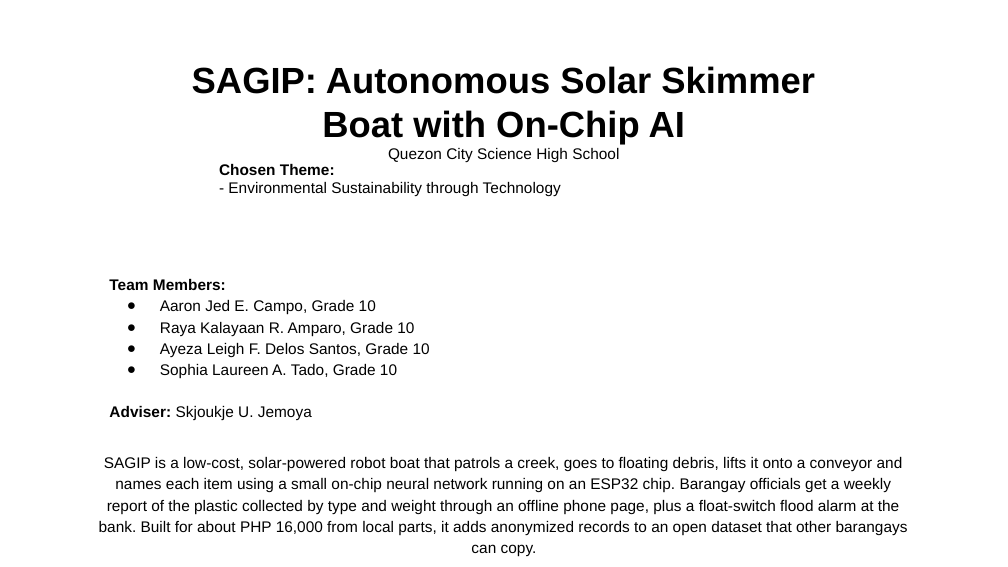
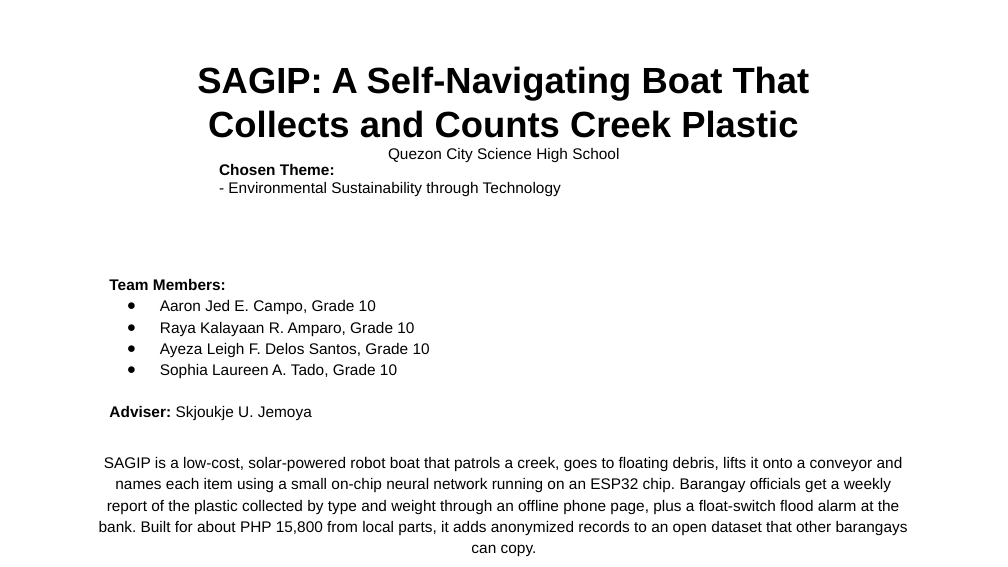
Before and after one commit to tmommu/research, a slide deck: slide 1 of sft_entry/SAGIP_SFT2026_Entry_PPT.pptx. Drawn at 1008x567 pixels with LibreOffice and Linux fonts; fonts in the diff are those of the drawing; background and template pictures are left out. Boxes give left, top, right and bottom in pixels: in the first picture for what was removed or moved away, otherwise in the second. Text is boxed around its words. In the diff, an @@ line names an element or a change of style, - is before the commit and + after.

```diff
--- a/sft_entry/SAGIP_SFT2026_Entry_PPT.pptx
+++ b/sft_entry/SAGIP_SFT2026_Entry_PPT.pptx
@@ title at [197,66,810,138]: text changed @@
-SAGIP: Autonomous Solar Skimmer Boat with On-Chip AI
+SAGIP: A Self-Navigating Boat That Collects and Counts Creek Plastic
@@ text at [99,457,908,535]: text changed @@
-SAGIP is a low-cost, solar-powered robot boat that patrols a creek, goes to floating debris, lifts it onto a conveyor and names each item using a small on-chip neural network running on an ESP32 chip. Barangay officials get a weekly report of the plastic collected by type and weight through an offline phone page, plus a float-switch flood alarm at the bank. Built for about PHP 16,000 from local parts, it adds anonymized records to an open dataset that other barangays can copy.
+SAGIP is a low-cost, solar-powered robot boat that patrols a creek, goes to floating debris, lifts it onto a conveyor and names each item using a small on-chip neural network running on an ESP32 chip. Barangay officials get a weekly report of the plastic collected by type and weight through an offline phone page, plus a float-switch flood alarm at the bank. Built for about PHP 15,800 from local parts, it adds anonymized records to an open dataset that other barangays can copy.
```
Also in this commit, not shown: 5 other slides changed, 6 other files.
